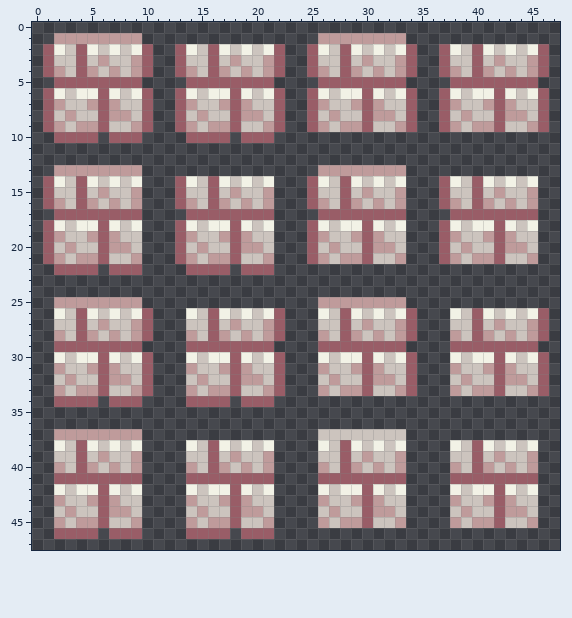
Two states of a pixel-art sprite, Blocktest/Content/Graphics/Blocks/whitesandstonebrick.png. The picture above was drawn from the file before the commit.
The file is 48x48 pixels.
The same view after the edit:
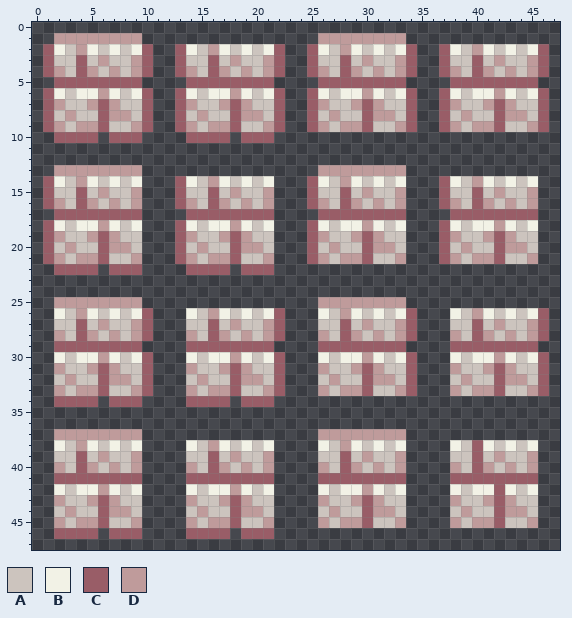
Palette (. is transparent): A #ccc4be  B #f2f2e6  C #995d67  D #bf9b9b
From old to new:
@@ x 0..47 @@
  1 ..DDDDDDDD................DDDDDDDD..............
- 2 .CBACBABABC..CBACBABABC..CBACBABABC..CBACBABABC.
+ 2 .CBADBABABC..CBADBABABC..CBADBABABC..CBADBABABC.
  3 .CAACADAADC..CAACADAADC..CAACADAADC..CAACADAADC.
@@ x 0..47 @@
  5 ..CCCCCCCC....CCCCCCCC....CCCCCCCC....CCCCCCCC..
- 6 .CBABBCBABC..CBABBCBABC..CBABBCBABC..CBABBCBABC.
+ 6 .CBABBDBABC..CBABBDBABC..CBABBDBABC..CBABBDBABC.
  7 .CDAADCDAAC..CDAADCDAAC..CDAADCDAAC..CDAADCDAAC.
@@ x 0..47 @@
 13 ..DDDDDDDD................DDDDDDDD..............
-14 .CBACBABAB...CBACBABAB...CBACBABAB...CBACBABAB..
+14 .CBADBABAB...CBADBABAB...CBADBABAB...CBADBABAB..
 15 .CAACADAAD...CAACADAAD...CAACADAAD...CAACADAAD..
@@ x 0..47 @@
 17 ..CCCCCCCC....CCCCCCCC....CCCCCCCC....CCCCCCCC..
-18 .CBABBCBAB...CBABBCBAB...CBABBCBAB...CBABBCBAB..
+18 .CBABBDBAB...CBABBDBAB...CBABBDBAB...CBABBDBAB..
 19 .CDAADCDAA...CDAADCDAA...CDAADCDAA...CDAADCDAA..
@@ x 0..47 @@
 25 ..DDDDDDDD................DDDDDDDD..............
-26 ..BACBABABC...BACBABABC...BACBABABC...BACBABABC.
+26 ..BADBABABC...BADBABABC...BADBABABC...BADBABABC.
 27 ..AACADAADC...AACADAADC...AACADAADC...AACADAADC.
@@ x 0..47 @@
 29 ..CCCCCCCC....CCCCCCCC....CCCCCCCC....CCCCCCCC..
-30 ..BABBCBABC...BABBCBABC...BABBCBABC...BABBCBABC.
+30 ..BABBDBABC...BABBDBABC...BABBDBABC...BABBDBABC.
 31 ..DAADCDAAC...DAADCDAAC...DAADCDAAC...DAADCDAAC.
@@ x 0..47 @@
 36 ................................................
-37 ..DDDDDDDD................AAAAAAAA..............
-38 ..BACBABAB....BACBABAB....BACBABAB....BACBABAB..
+37 ..DDDDDDDD................DDDDDDDD..............
+38 ..BADBABAB....BADBABAB....BADBABAB....BACBABAB..
 39 ..AACADAAD....AACADAAD....AACADAAD....AACADAAD..
@@ x 4..32 @@
 41 CCCCCC....CCCCCCCC....CCCCCCC
-42 BBCBAB....BABBCBAB....BABBCBA
+42 BBDBAB....BABBDBAB....BABBDBA
 43 ADCDAA....DAADCDAA....DAADCDA
